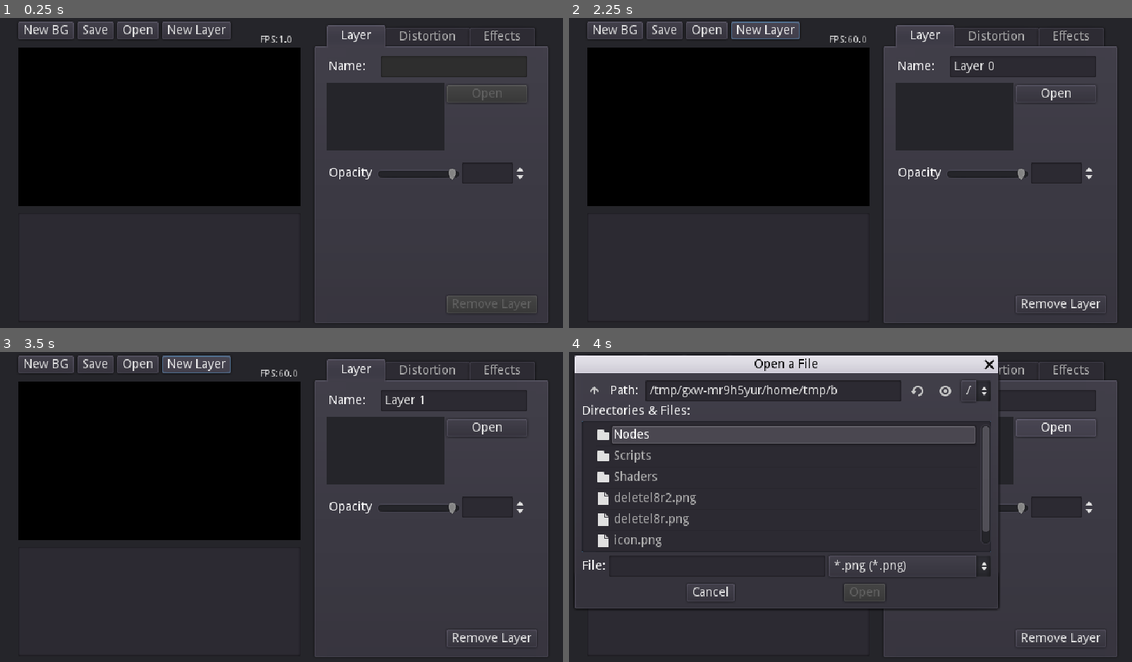
Above: before the commit, frames 1-4 (two rows, left to right).
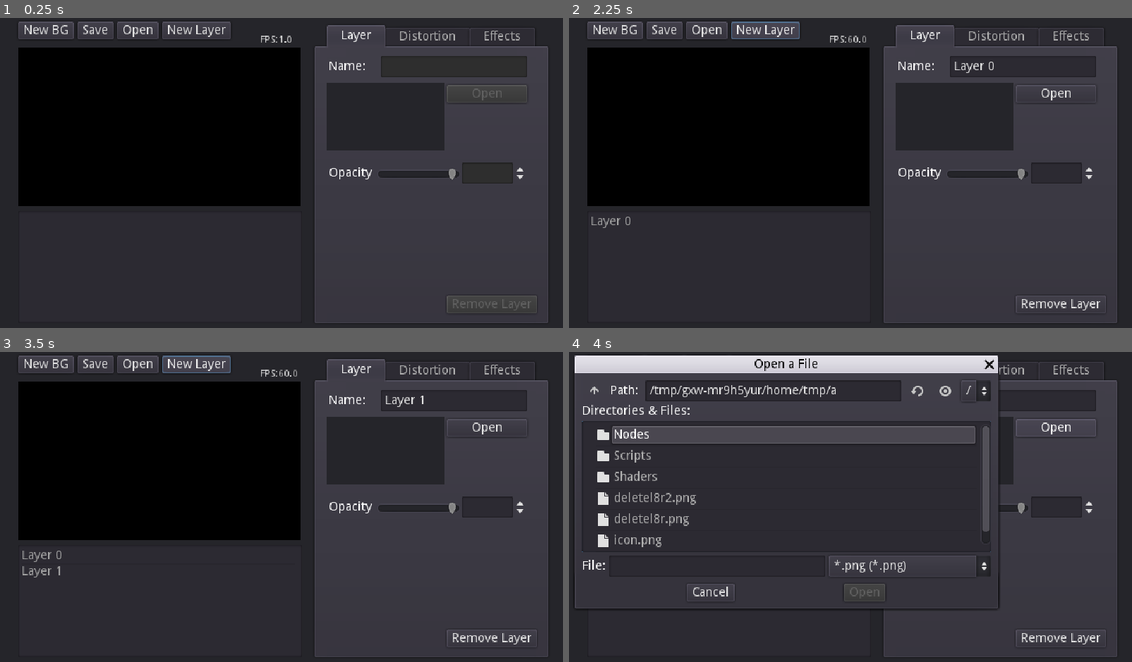
Above: after the commit, the same moments.

Repository: XBenichi/Distortinator
Game: Godot game, scene res://Main.tscn
Same seed, same stepped clock (60 frames per second), same inputs: the game is played once before the commit and once after it.
Inputs:
- Up to frame 1 (0.25 s): no input
- Up to frame 2 (2.25 s): click "New BG" at 0.5 s; click "New BG" at 1.25 s; click "New Layer" at 2 s
- Up to frame 3 (3.5 s): click "New Layer" at 2.75 s
- Up to frame 4 (4 s): click "Open" at 3.5 s

The runs differ from the first frame. In frame 2, less than 0.1% of the frame differs, in the area x 4-11%, y 64-68%; in frame 3, 0.2%, in the area x 4-11%, y 64-73%; in frame 4, less than 0.1%.
Error before the commit: Attempt to call function 'add_item' in base 'null instance' on a null instance. (res://Scripts/Main.gd:295)

Commit message:
Add files via upload

Diff:
--- a/Main.tscn
+++ b/Main.tscn
@@ -27,12 +27,11 @@
 margin_bottom = 213.0
 color = Color( 0, 0, 0, 1 )
 
-[node name="Tree" type="Tree" parent="."]
+[node name="ItemList" type="ItemList" parent="."]
 margin_left = 22.0
-margin_top = 221.0
-margin_right = 342.0
-margin_bottom = 345.0
-allow_reselect = true
+margin_top = 219.0
+margin_right = 344.0
+margin_bottom = 346.0
 
 [node name="TabContainer" type="TabContainer" parent="."]
 margin_left = 359.0
@@ -122,7 +121,7 @@
 value = 1.0
 scrollable = false
 
-[node name="LineEdit" type="SpinBox" parent="TabContainer/Layer/Opacity/Slider"]
+[node name="LineEdit" type="SpinBox" parent="TabContainer/Layer/Opacity/Slider" groups=["lines"]]
 margin_left = 96.0
 margin_top = -5.0
 margin_right = 170.0
@@ -224,7 +223,7 @@
 page = 0.1
 scrollable = false
 
-[node name="LineEdit" type="SpinBox" parent="TabContainer/Distortion/ScrollContainer/VBoxContainer/Amp/XSlider"]
+[node name="LineEdit" type="SpinBox" parent="TabContainer/Distortion/ScrollContainer/VBoxContainer/Amp/XSlider" groups=["lines"]]
 margin_left = 112.0
 margin_top = -5.0
 margin_right = 186.0
@@ -246,7 +245,7 @@
 page = 0.1
 scrollable = false
 
-[node name="LineEdit" type="SpinBox" parent="TabContainer/Distortion/ScrollContainer/VBoxContainer/Amp/YSlider"]
+[node name="LineEdit" type="SpinBox" parent="TabContainer/Distortion/ScrollContainer/VBoxContainer/Amp/YSlider" groups=["lines"]]
 margin_left = 112.0
 margin_top = -5.0
 margin_right = 170.0
@@ -275,7 +274,7 @@
 page = 0.1
 scrollable = false
 
-[node name="LineEdit" type="SpinBox" parent="TabContainer/Distortion/ScrollContainer/VBoxContainer/Freq/XSlider"]
+[node name="LineEdit" type="SpinBox" parent="TabContainer/Distortion/ScrollContainer/VBoxContainer/Freq/XSlider" groups=["lines"]]
 margin_left = 112.0
 margin_top = -5.0
 margin_right = 170.0
@@ -297,7 +296,7 @@
 page = 0.1
 scrollable = false
 
-[node name="LineEdit" type="SpinBox" parent="TabContainer/Distortion/ScrollContainer/VBoxContainer/Freq/YSlider"]
+[node name="LineEdit" type="SpinBox" parent="TabContainer/Distortion/ScrollContainer/VBoxContainer/Freq/YSlider" groups=["lines"]]
 margin_left = 112.0
 margin_top = -5.0
 margin_right = 170.0
@@ -326,7 +325,7 @@
 page = 0.1
 scrollable = false
 
-[node name="LineEdit" type="SpinBox" parent="TabContainer/Distortion/ScrollContainer/VBoxContainer/Scale/Slider"]
+[node name="LineEdit" type="SpinBox" parent="TabContainer/Distortion/ScrollContainer/VBoxContainer/Scale/Slider" groups=["lines"]]
 margin_left = 112.0
 margin_top = -5.0
 margin_right = 170.0
@@ -407,7 +406,7 @@
 page = 0.1
 scrollable = false
 
-[node name="LineEdit" type="SpinBox" parent="TabContainer/Effects/ScrollContainer/VBoxContainer/Move/XSlider"]
+[node name="LineEdit" type="SpinBox" parent="TabContainer/Effects/ScrollContainer/VBoxContainer/Move/XSlider" groups=["lines"]]
 margin_left = 112.0
 margin_top = -5.0
 margin_right = 170.0
@@ -429,7 +428,7 @@
 page = 0.1
 scrollable = false
 
-[node name="LineEdit" type="SpinBox" parent="TabContainer/Effects/ScrollContainer/VBoxContainer/Move/YSlider"]
+[node name="LineEdit" type="SpinBox" parent="TabContainer/Effects/ScrollContainer/VBoxContainer/Move/YSlider" groups=["lines"]]
 margin_left = 112.0
 margin_top = -5.0
 margin_right = 170.0
@@ -508,7 +507,7 @@
 page = 0.1
 scrollable = false
 
-[node name="LineEdit" type="SpinBox" parent="TabContainer/Effects/ScrollContainer/VBoxContainer/PalSpd/Slider"]
+[node name="LineEdit" type="SpinBox" parent="TabContainer/Effects/ScrollContainer/VBoxContainer/PalSpd/Slider" groups=["lines"]]
 margin_left = 112.0
 margin_top = -5.0
 margin_right = 170.0
@@ -573,7 +572,7 @@
 window_title = "Save Background"
 resizable = true
 access = 2
-filters = PoolStringArray( "*.ebg" )
+filters = PoolStringArray( "*.mbg" )
 current_dir = "/Users/My HP/OneDrive/Documents/Godot Projects/Distortionizer"
 current_path = "/Users/My HP/OneDrive/Documents/Godot Projects/Distortionizer/"
 
@@ -582,15 +581,15 @@
 margin_top = 22.0
 margin_right = 571.0
 margin_bottom = 315.0
-window_title = "Open Background"
+window_title = "Open a File"
 resizable = true
 mode = 0
 access = 2
-filters = PoolStringArray( "*.ebg" )
+filters = PoolStringArray( "*.mbg" )
 current_dir = "/Users/My HP/OneDrive/Documents/Godot Projects/Distortionizer"
 current_path = "/Users/My HP/OneDrive/Documents/Godot Projects/Distortionizer/"
 
-[connection signal="cell_selected" from="Tree" to="." method="_on_Tree_cell_selected"]
+[connection signal="item_selected" from="ItemList" to="." method="_on_ItemList_item_selected"]
 [connection signal="pressed" from="TabContainer/Layer/Open" to="." method="_on_imageOpen_pressed"]
 [connection signal="text_changed" from="TabContainer/Layer/LineEdit" to="." method="_on_LineEdit_text_changed"]
 [connection signal="file_selected" from="TabContainer/Layer/LineEdit/FileDialog" to="." method="_on_FileDialog_file_selected"]
